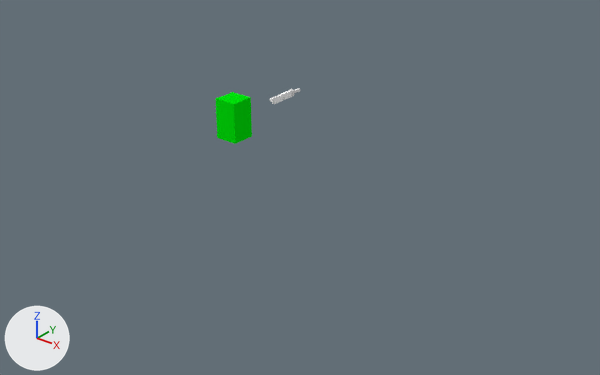
What one commit did to the Blender file Unity/Assets/Personagem/InimigosNormais/Esqueleto/Blender/Esqueleto.blend.
Both versions are drawn from a 50 mm lens placed at (25.8, -32.9, 16.2), pointed at (0.6, -1.5, -3.2). The lights are fixed; the arrows at lower left show +X, +Y and +Z.

Names of what the first picture shows: 'Inimigo'.
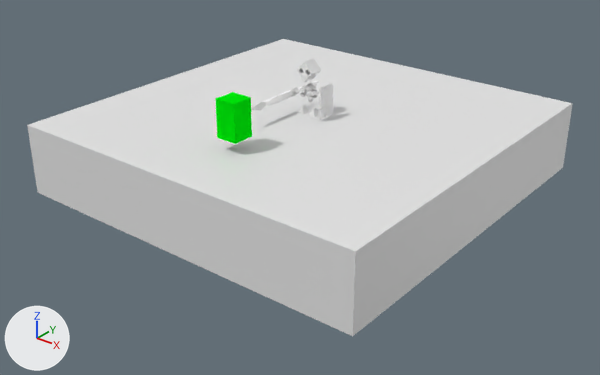
Pixel boxes [x1, y1, x2, y2] of what changed, in the pictures (600 x 375 px):
'Plane', shown: after [27, 39, 573, 336]
'Corpo', shown: after [293, 58, 321, 118]
'Escudo01', shown: after [319, 83, 334, 119]
'Lanca01', shown: after [251, 81, 318, 110]

Diff of the bpy script that builds the scene:
```diff
--- a/Unity/Assets/Personagem/InimigosNormais/Esqueleto/Blender/Esqueleto.blend.py
+++ b/Unity/Assets/Personagem/InimigosNormais/Esqueleto/Blender/Esqueleto.blend.py
@@ ob_lanca01 @@
 ob_lanca01.location = (0.0, 0.0, 0.0)
-ob_lanca01.hide_set(True)  # its collection is switched off
@@ ob_escudo01 @@
 ob_escudo01.location = (0.0, 0.0, 0.0)
-ob_escudo01.hide_set(True)  # its collection is switched off
@@ ob_corpo @@
 ob_corpo.location = (0.0, 0.0, 0.0)
-ob_corpo.hide_set(True)  # its collection is switched off
@@ ob_plane @@
 ob_plane.scale = (10.4, 10.4, 10.4)
-ob_plane.hide_set(True)  # its collection is switched off
```
